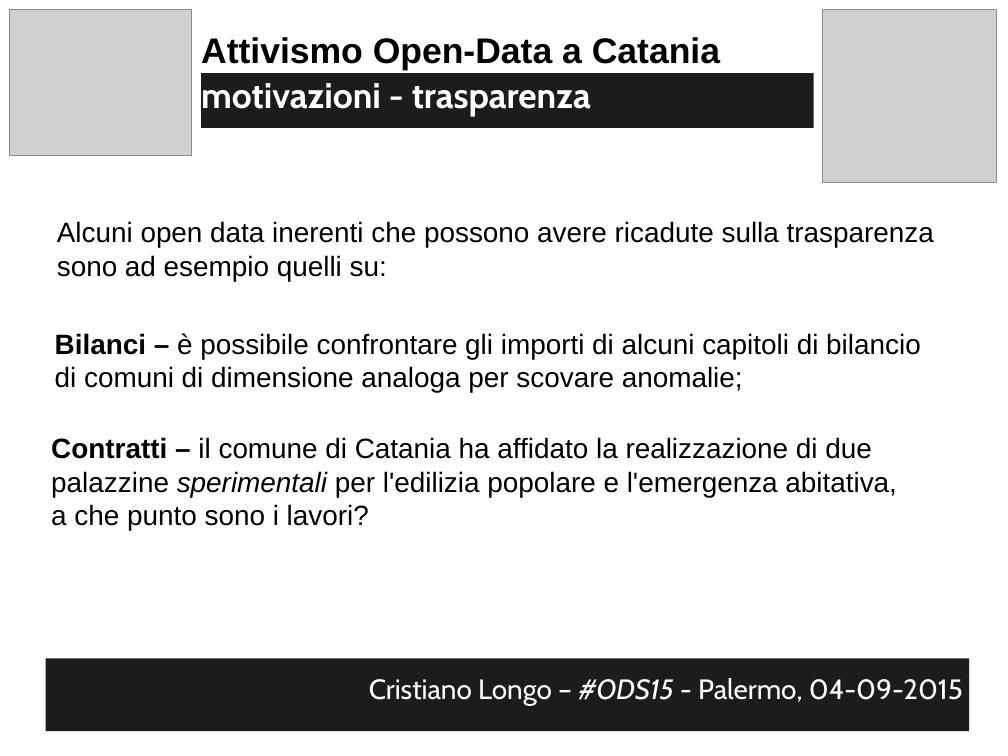
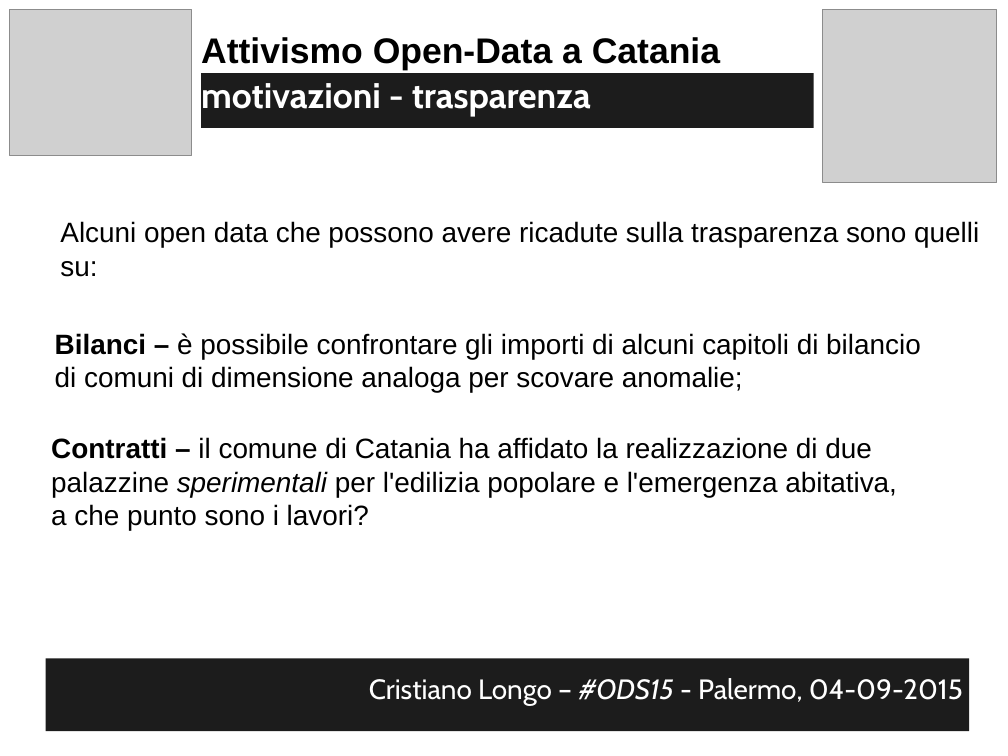
Before and after one commit to opendatahacklab/opendatahacklab.github.io, a slide deck: slide 6 of events/odt_ods15.odp (slide 7 before the commit). Drawn at 1008x756 pixels with LibreOffice and Linux fonts; fonts in the diff are those of the drawing; grey boxes stand for pictures. Boxes give left, top, right and bottom in pixels: in the first picture for what was removed or moved away, otherwise in the second. Text is boxed around its words. In the diff, an @@ line names an element or a change of style, - is before the commit and + after.

Commit message:
slides of the open data tour presentation

```diff
--- a/events/odt_ods15.odp
+++ b/events/odt_ods15.odp
@@ text at box(60, 221, 979, 277): text changed @@
-Alcuni open data inerenti che possono avere ricadute sulla trasparenza sono ad esempio quelli su:
+Alcuni open data che possono avere ricadute sulla trasparenza sono quelli su:
```
Also in this commit, not shown: 7 other slides changed, 1 slide added, 2 slides removed, 2 other files.
